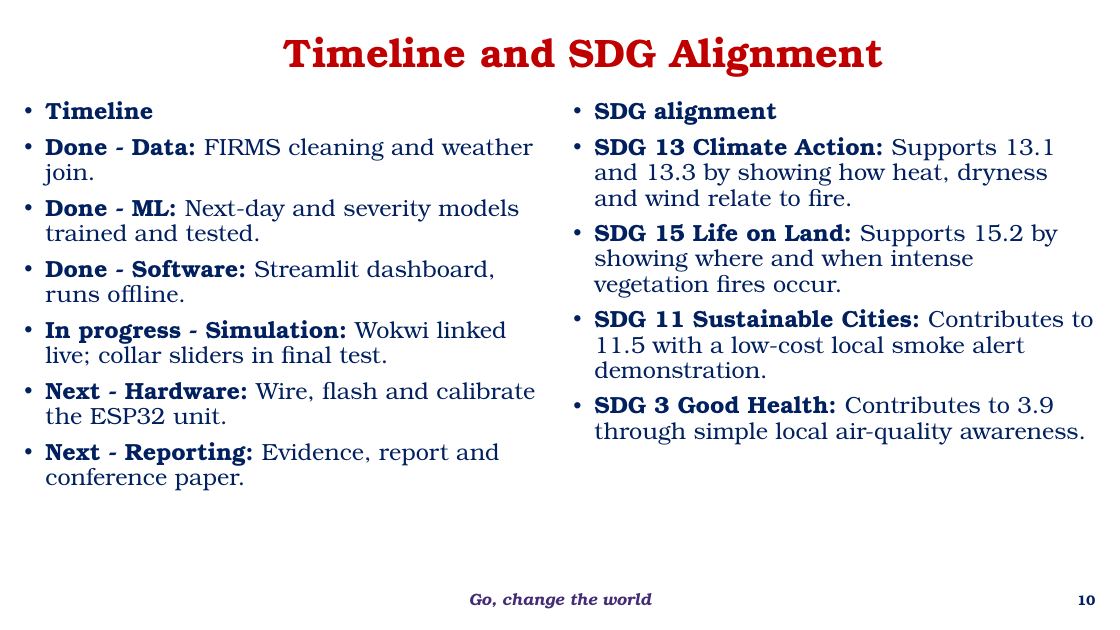
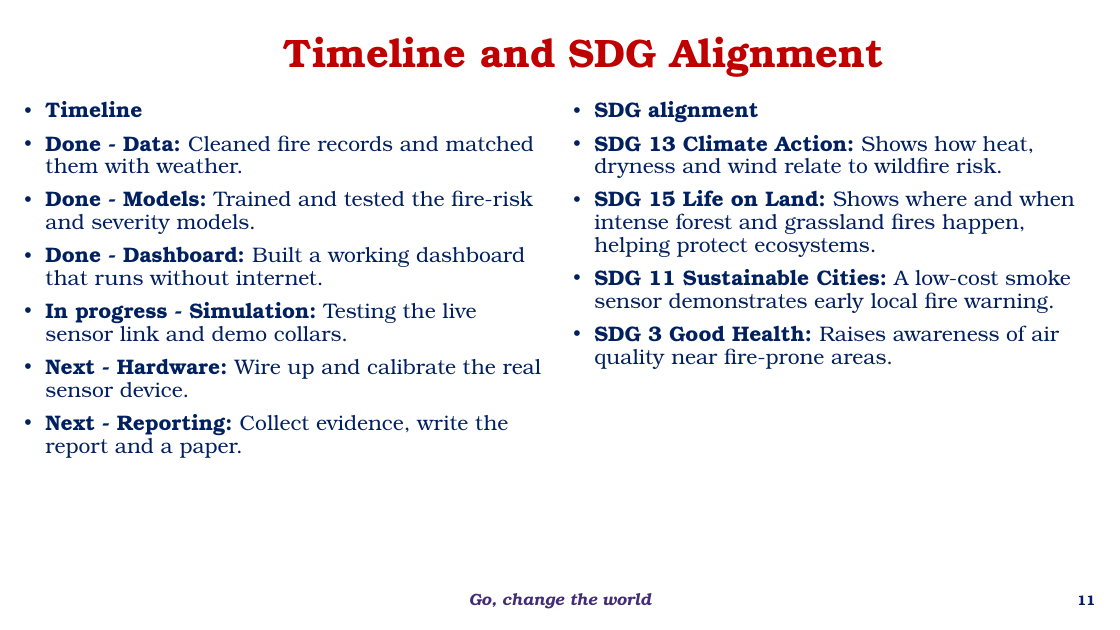
Before and after one commit to bnsama29-cloud/wildfire-estimation-evs, a slide deck: slide 11 of docs/EL_Phase1_Wildfire.pptx (slide 10 before the commit). Drawn at 1120x630 pixels with LibreOffice and Linux fonts; fonts in the diff are those of the drawing; background and template pictures are left out. Boxes give left, top, right and bottom in pixels: in the first picture for what was removed or moved away, otherwise in the second. Text is boxed around its words. In the diff, an @@ line names an element or a change of style, - is before the commit and + after.

```diff
--- a/docs/EL_Phase1_Wildfire.pptx
+++ b/docs/EL_Phase1_Wildfire.pptx
@@ text at box(45, 101, 142, 117): size 20 to 18 pt in "Timeline" @@
@@ text at box(594, 101, 758, 123): size 20 to 18 pt in "SDG alignment" @@
@@ text at box(45, 135, 542, 458): text changed; size 20 to 18 pt @@
-• Done - Data: FIRMS cleaning and weather join.
-• Done - ML: Next-day and severity models trained and tested.
-• Done - Software: Streamlit dashboard, runs offline.
-• In progress - Simulation: Wokwi linked live; collar sliders in final test.
-• Next - Hardware: Wire, flash and calibrate the ESP32 unit.
-• Next - Reporting: Evidence, report and conference paper.
+• Done - Data: Cleaned fire records and matched them with weather.
+• Done - Models: Trained and tested the fire-risk and severity models.
+• Done - Dashboard: Built a working dashboard that runs without internet.
+• In progress - Simulation: Testing the live sensor link and demo collars.
+• Next - Hardware: Wire up and calibrate the real sensor device.
+• Next - Reporting: Collect evidence, write the report and a paper.
@@ text at box(594, 135, 1075, 369): text changed; size 20 to 18 pt @@
-• SDG 13 Climate Action: Supports 13.1 and 13.3 by showing how heat, dryness and wind relate to fire.
-• SDG 15 Life on Land: Supports 15.2 by showing where and when intense vegetation fires occur.
-• SDG 11 Sustainable Cities: Contributes to 11.5 with a low-cost local smoke alert demonstration.
-• SDG 3 Good Health: Contributes to 3.9 through simple local air-quality awareness.
+• SDG 13 Climate Action: Shows how heat, dryness and wind relate to wildfire risk.
+• SDG 15 Life on Land: Shows where and when intense forest and grassland fires happen, helping protect ecosystems.
+• SDG 11 Sustainable Cities: A low-cost smoke sensor demonstrates early local fire warning.
+• SDG 3 Good Health: Raises awareness of air quality near fire-prone areas.
@@ page number at box(1077, 595, 1095, 605): text changed @@
-10
+11
```
Also in this commit, not shown: 11 other slides changed, 2 slides added.
